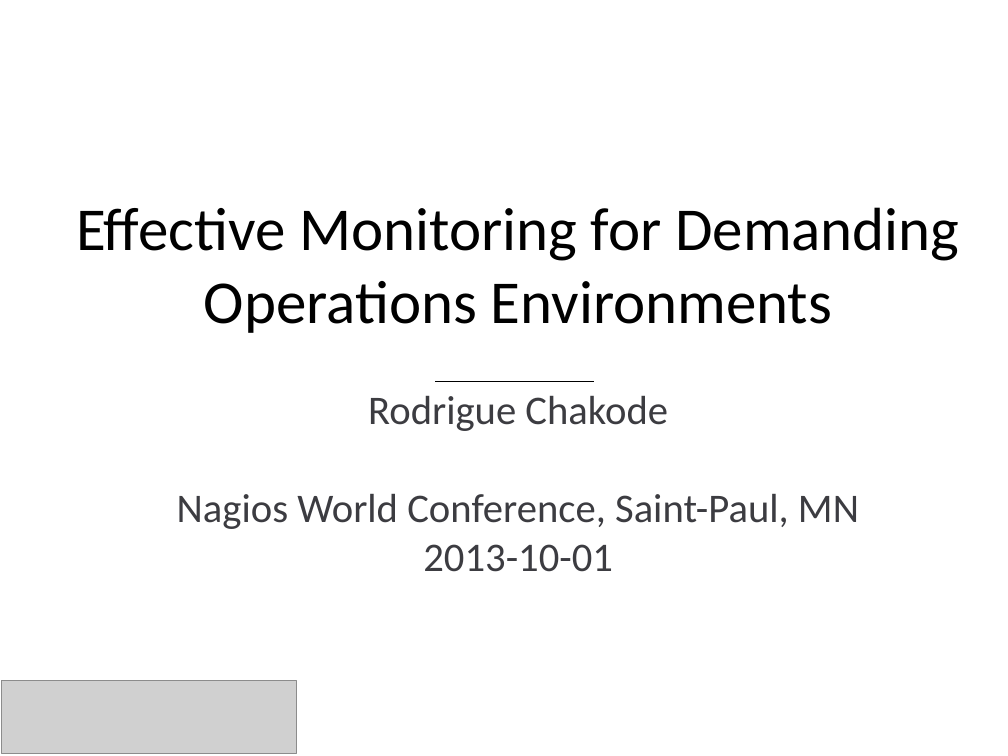
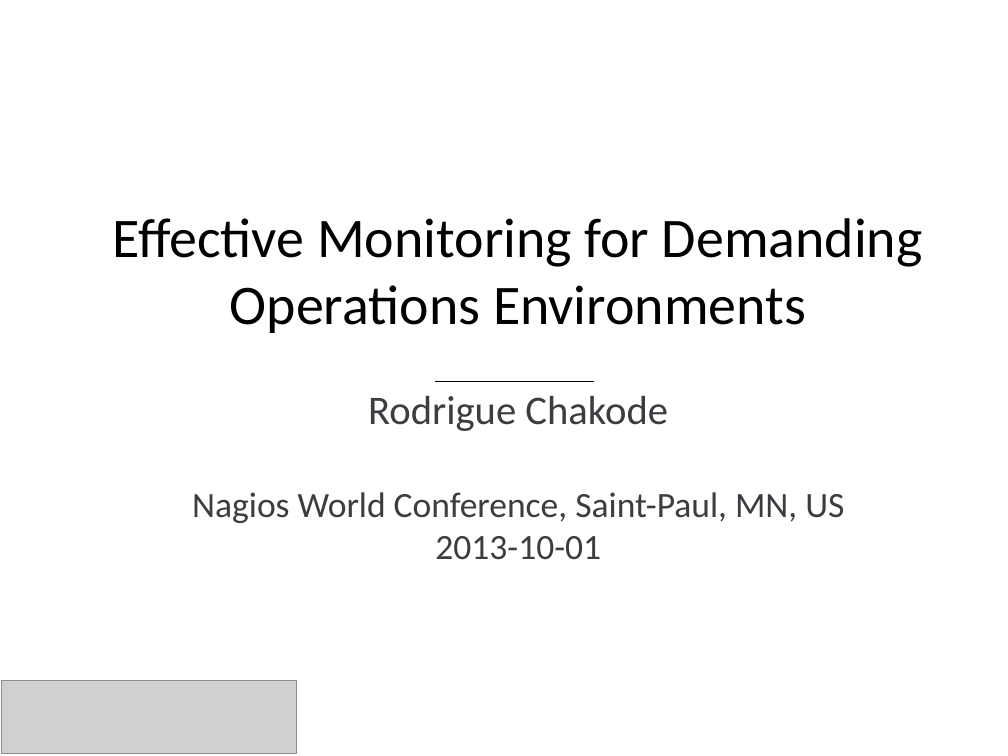
Before and after one commit to rchakode/realopinsight, a slide deck: slide 1 of doc/talks/nwc-2013.odp. Drawn at 1008x756 pixels with LibreOffice and Linux fonts; fonts in the diff are those of the drawing; grey boxes stand for pictures; background and template pictures are left out. Boxes give left, top, right and bottom in pixels: in the first picture for what was removed or moved away, otherwise in the second. Text is boxed around its words. In the diff, an @@ line names an element or a change of style, - is before the commit and + after.

Commit message:
updated nagios talk

```diff
--- a/doc/talks/nwc-2013.odp
+++ b/doc/talks/nwc-2013.odp
@@ subtitle at [113,218,923,560]: size 48 to 44 pt in "Effective Monitoring for Demanding Operations Environments"; size 32 to 28 pt in "2013-10-01" @@
@@ subtitle at [192,492,844,523]: text changed; size 32 to 28 pt @@
-Nagios World Conference, Saint-Paul, MN
+Nagios World Conference, Saint-Paul, MN, US
```
Also in this commit, not shown: 27 other slides changed, 5 slides added, 3 slides removed, 1 other file.
